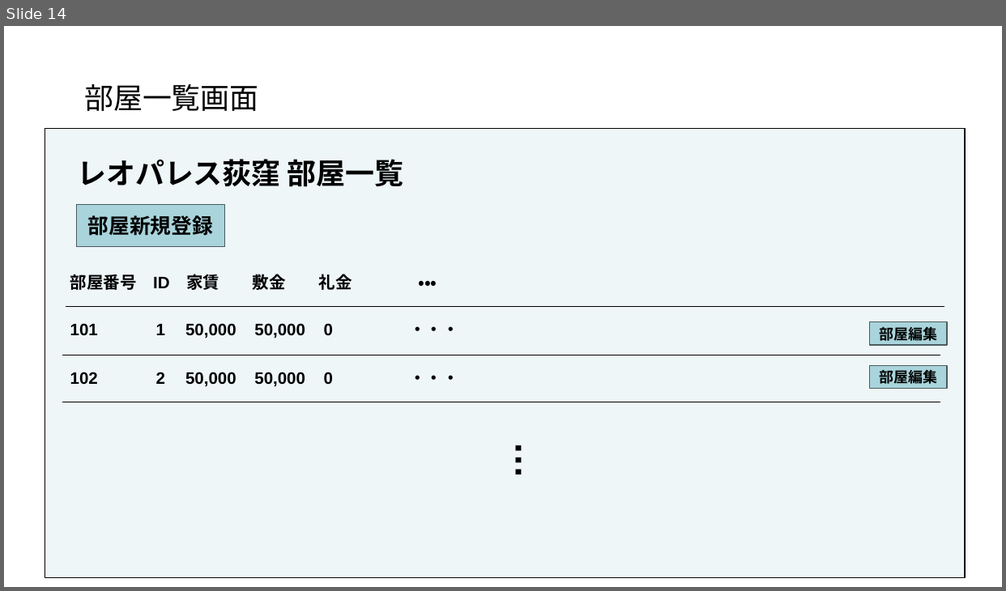
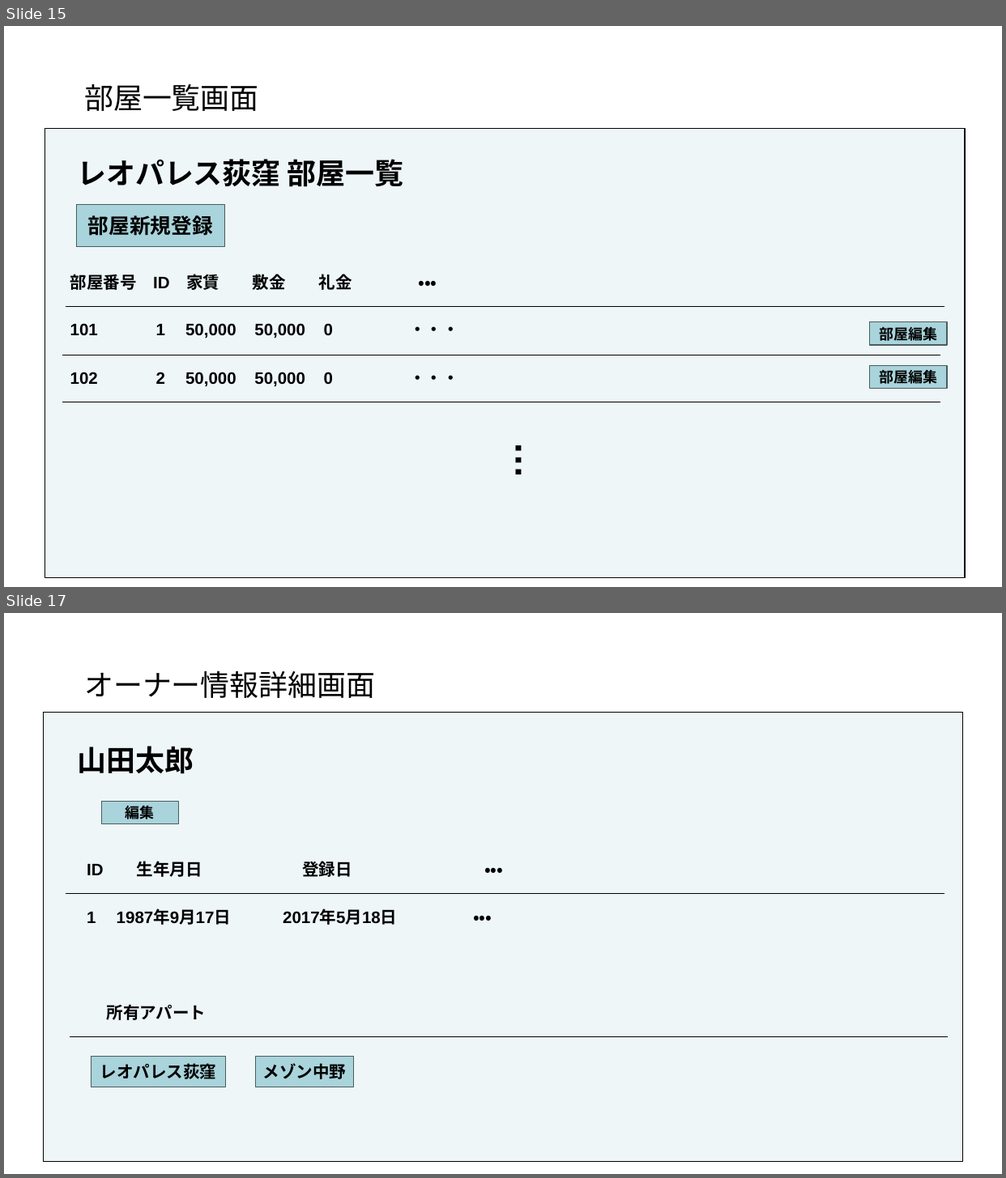
Before and after one commit to akikun918/apart, a slide deck: 要件定義書.pptx. Shown one above the other, each under a label of ours: slide 14 before the commit, slides 15 and 17 after it; the slides between them are not shown. The pictures are 1006x591 and 1006x1178 pixels, drawn with LibreOffice and Linux fonts; fonts in the diff are those of the drawing. Boxes give left, top, right and bottom in pixels: in the first picture for what was removed or moved away, otherwise in the second. Text is boxed around its words. In the diff, an @@ line names an element or a change of style, - is before the commit and + after.

```diff
--- a/要件定義書.pptx
+++ b/要件定義書.pptx
@@ slide 17 added at (4, 613, 1002, 1174), background #FFFFFF @@
@@ text added at (84, 671, 375, 698), 28 pt, text #000000 @@
+オーナー情報詳細画面
@@ rectangle added at (43, 713, 963, 1162), fill #EEF6F8, outline #000000 1 pt @@
@@ text added at (77, 746, 194, 774), 28 pt, text #000000, bold @@
+山田太郎
@@ rectangle added at (101, 801, 178, 824), fill #A9D4DB, outline #4A5C5F 1 pt, 14 pt, text #000000, bold @@
+編集
@@ text added at (87, 861, 503, 877), 16 pt, text #000000, bold @@
+ID 生年月日 登録日 ・・・
@@ line added from (66, 894) to (944, 894), #000000 0 pt @@
@@ text added at (87, 910, 492, 925), 16 pt, text #000000, bold @@
+1 1987年9月17日 2017年5月18日 ・・・
@@ text added at (107, 1004, 206, 1020), 16 pt, text #000000, bold @@
+所有アパート
@@ line added from (70, 1037) to (948, 1037), #000000 0 pt @@
@@ rectangle added at (91, 1056, 226, 1087), fill #A9D4DB, outline #4A5C5F 1 pt, 16 pt, text #000000, bold @@
+レオパレス荻窪
@@ rectangle added at (256, 1056, 355, 1087), fill #A9D4DB, outline #4A5C5F 1 pt, 16 pt, text #000000, bold @@
+メゾン中野
@@ what was slide 14 is now slide 15 @@
```
Also in this commit, not shown: 7 slides changed, 1 other slide added.
